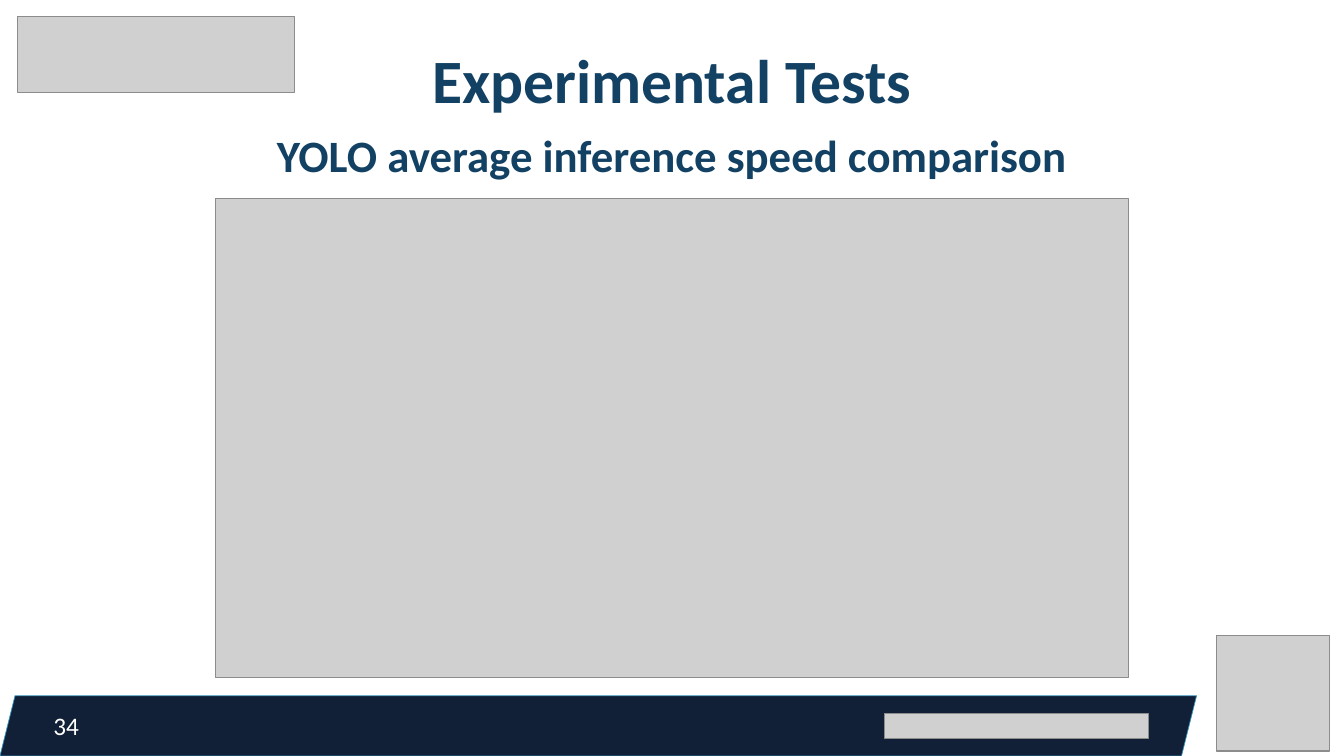
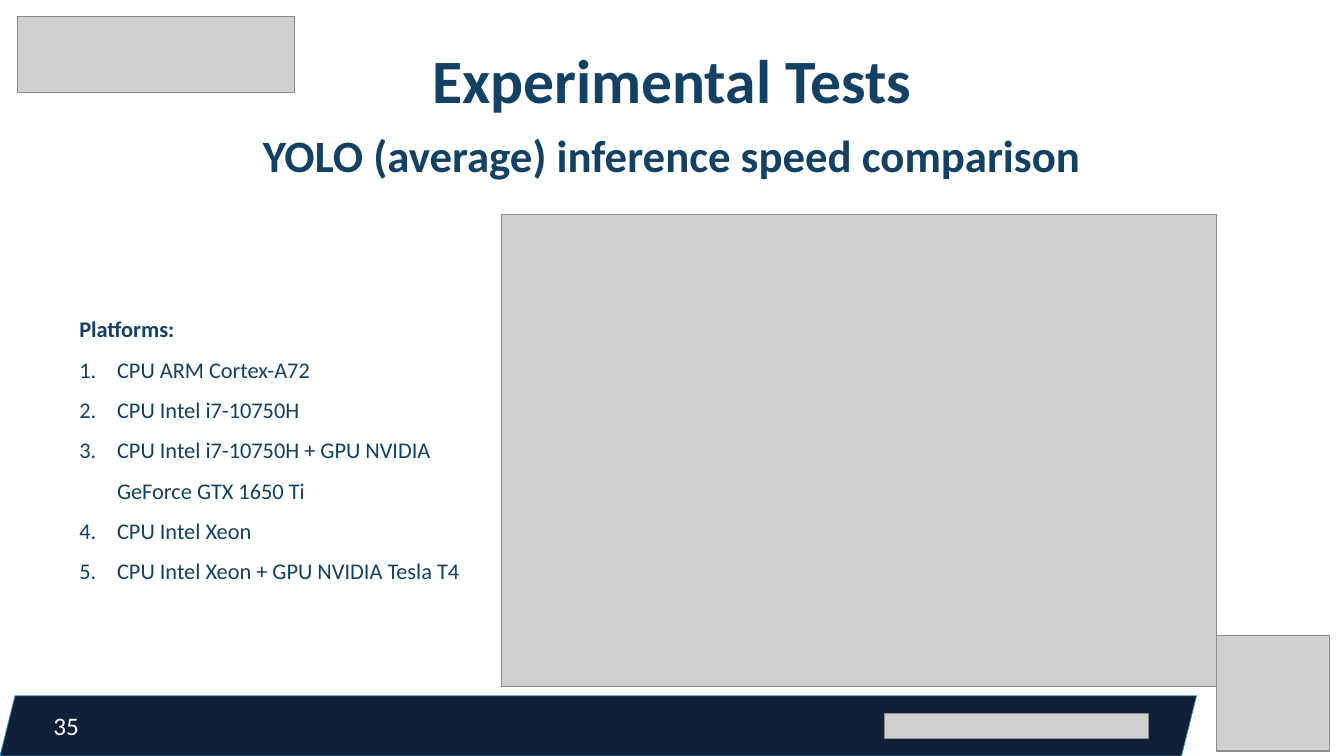
Before and after one commit to federicorossifr/eupilot-cini-mandown, a slide deck: slide 35 of pp_12_01_23.pptx (slide 34 before the commit). Drawn at 1344x756 pixels with LibreOffice and Linux fonts; fonts in the diff are those of the drawing; grey boxes stand for pictures. Boxes give left, top, right and bottom in pixels: in the first picture for what was removed or moved away, otherwise in the second. Text is boxed around its words. In the diff, an @@ line names an element or a change of style, - is before the commit and + after.

```diff
--- a/pp_12_01_23.pptx
+++ b/pp_12_01_23.pptx
@@ text at (263, 139, 1080, 180): text changed @@
-YOLO average inference speed comparison
+YOLO (average) inference speed comparison
@@ picture: place and size @@
-picture at (216, 199, 1129, 678)
+picture at (502, 214, 1217, 687)
@@ text added at (79, 321, 459, 579), 16 pt, text #124163 @@
+Platforms:
+1. CPU ARM Cortex-A72
+2. CPU Intel i7-10750H
+3. CPU Intel i7-10750H + GPU NVIDIA GeForce GTX 1650 Ti
+4. CPU Intel Xeon
+5. CPU Intel Xeon + GPU NVIDIA Tesla T4
@@ page number at (53, 718, 79, 735): text changed @@
-34
+35
```
Also in this commit, not shown: 7 other slides changed, 1 slide added.
